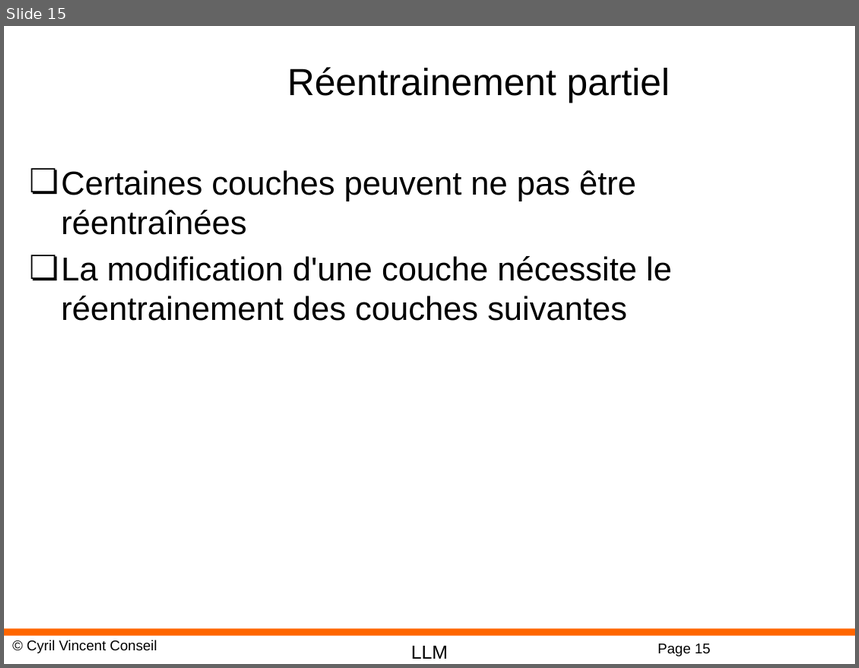
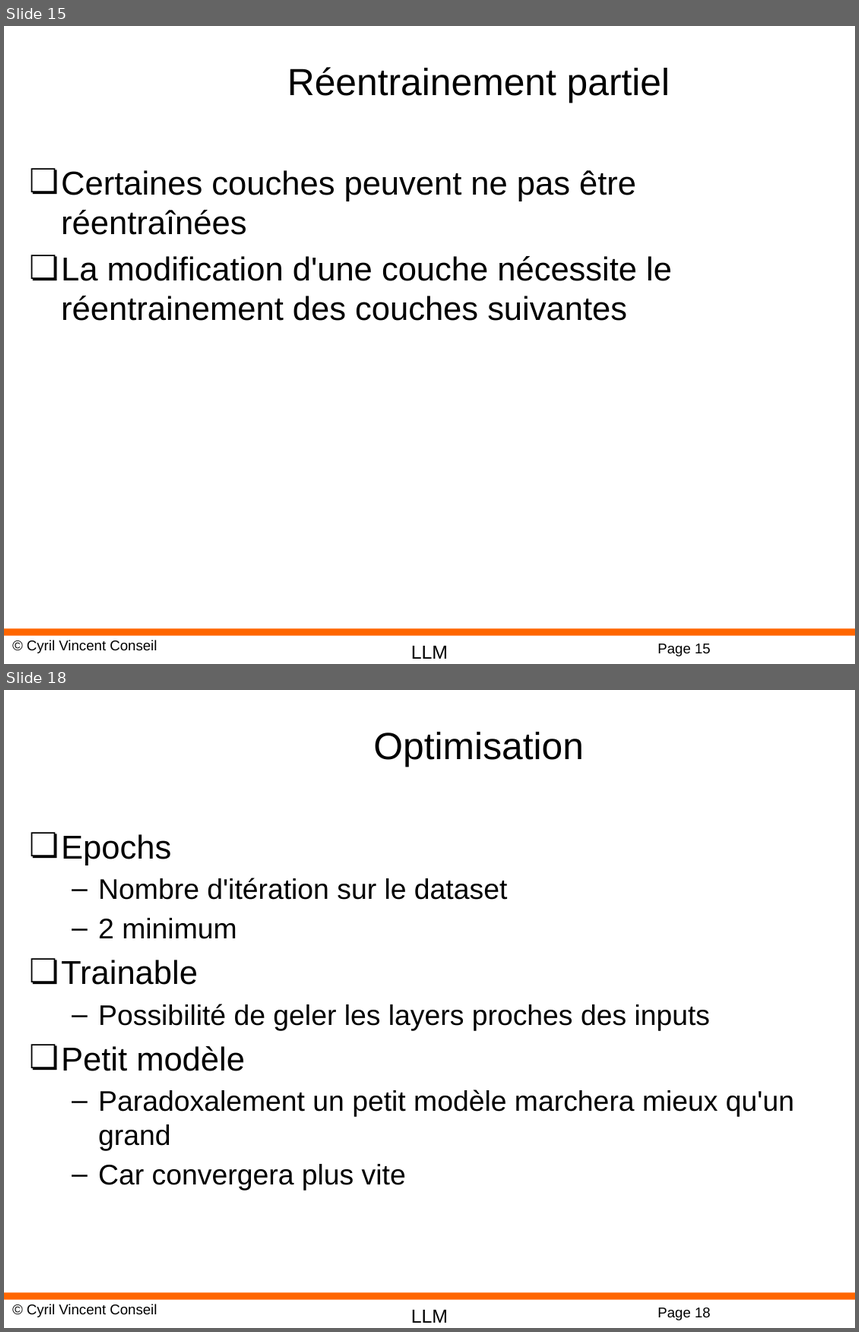
Before and after one commit to cyrilvincent/rag, a slide deck: ppt/RAG13-FineTuning.pptx. Shown one above the other, each under a label of ours: slide 15 before the commit, slides 15 and 18 after it; the slides between them are not shown. The pictures are 859x668 and 859x1332 pixels, drawn with LibreOffice and Linux fonts; fonts in the diff are those of the drawing; background and template pictures are left out. Boxes give left, top, right and bottom in pixels: in the first picture for what was removed or moved away, otherwise in the second. Text is boxed around its words. In the diff, an @@ line names an element or a change of style, - is before the commit and + after.

```diff
--- a/ppt/RAG13-FineTuning.pptx
+++ b/ppt/RAG13-FineTuning.pptx
@@ slide 18 added at (x1=4, y1=690, x2=855, y2=1328), background #FFFFFF; not listed: 4 template elements that a slide beside it also shows @@
@@ title added at (x1=373, y1=732, x2=584, y2=767), 32 pt, text #000000 @@
+Optimisation
@@ text added at (x1=61, y1=834, x2=794, y2=1191), 24 pt, text #000000 @@
+❏ Epochs
+  – Nombre d'itération sur le dataset
+  – 2 minimum
+❏ Trainable
+  – Possibilité de geler les layers proches des inputs
+❏ Petit modèle
+  – Paradoxalement un petit modèle marchera mieux qu'un grand
+  – Car convergera plus vite
```
Also in this commit, not shown: 8 other slides added, 34 other files.
